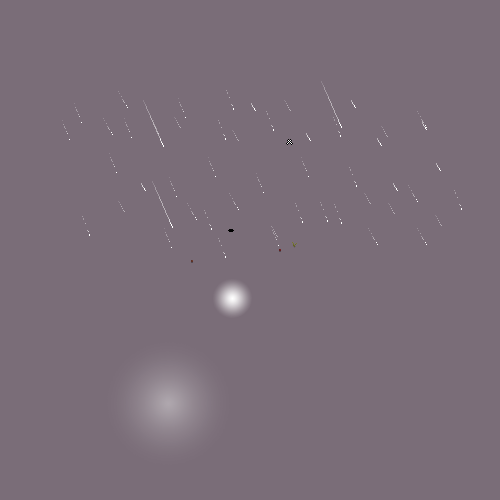
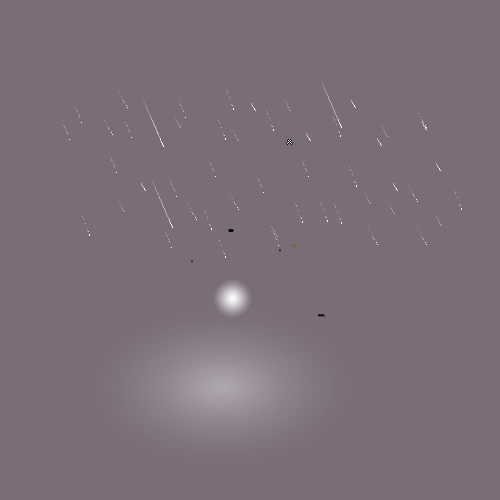
Layer changes from the first 500x500 image to the second:
added layer "CrateFragment.png" in group "PickupItems" over 318, 314, 326, 317
painted on "DefaultLight.png" over 213, 313, 241, 318
painted on "LightningLight.png" over 104, 313, 340, 458
